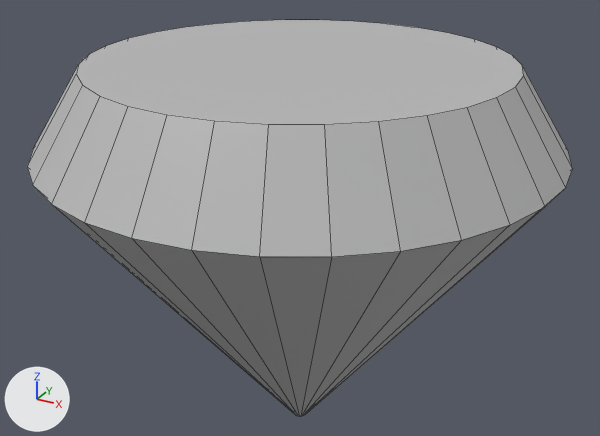
What one commit did to the Blender file Assets/Models/gem.blend.
The view is the same before and after, from a 50 mm camera at (1.46, -2.66, 1.01) aimed at (-0.03, 0.05, -0.34). Lighting does not change. The marker at lower left points along +X, +Y and +Z. Mesh edges are drawn as thin lines.

The scene before the commit, as lines of its bpy script (objects in view):
```python
mat_gemmaterial = principled_material('GemMaterial')
mat_gemmaterial.base_color = (0.5, 0.5, 0.5)  # grey #bcbcbc
me_circle = bpy.data.meshes.new('Circle')
me_circle.from_pydata(...)  # 160 vertices, 129 faces; spans x -1.0..1.0, y -1.0..1.0, z -1.26..0.32
me_circle.materials.append(mat_gemmaterial)  # grey #bcbcbc
ob_circle = bpy.data.objects.new('Circle', me_circle)
ob_circle.location = (0.0, 0.0, 0.0)
```
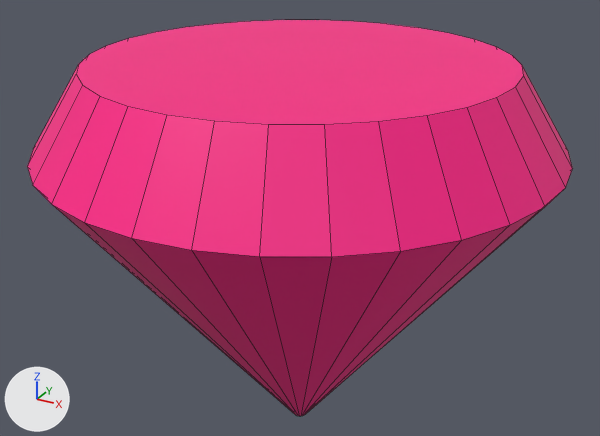
What differs and where, as boxes (x1, y1, x2, y2) in the pictures (600 x 436 px):
```json
{"object": "Circle", "change": "surface changed", "before": [27, 20, 573, 416], "after": [27, 20, 573, 416], "on screen": "grey to pink"}
```

The change, as JSON lines over the scene's bpy script:
```json
{"op": "add", "block": "img_gemtexture", "code": ["img_gemtexture = load_image('GemTexture', 'textures/GemTexture.png', 1024, 1024, 'sRGB')"]}
{"op": "remove", "block": "mat_gemmaterial", "code": "mat_gemmaterial.base_color = (0.5, 0.5, 0.5)  # grey #bcbcbc"}
{"op": "add", "block": "mat_gemmaterial", "code": "mat_gemmaterial.texture = img_gemtexture"}
```
